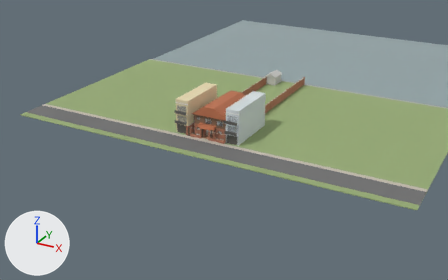
The FBX model HomeWalk/Assets/Home/Models/c1_architecture.fbx: old version first, new version second.
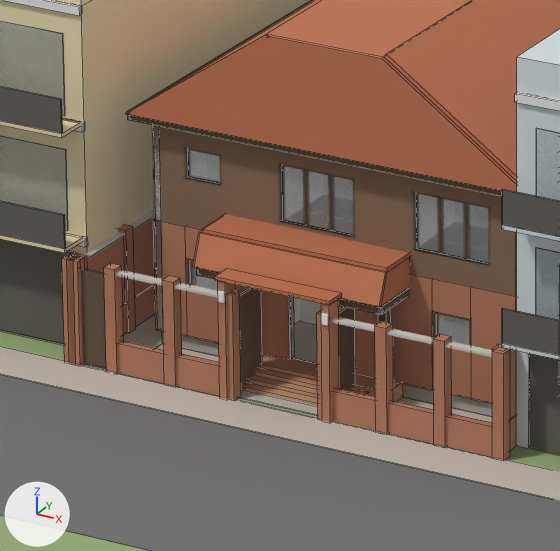
Each version is shown from a camera (50 mm lens) standing at (97.8, -153.4, 78.0) and looking at (12.3, 2.0, 0.3), then close up on the part from 40% to 51% of the width and 37% to 54% of the height. Lighting does not change. The marker at lower left points along +X, +Y and +Z. The last two pictures show the newer version. The close-ups show mesh edges as thin lines. Where no turn or scale is listed for an object, it has been applied to the vertices. Vertices at exactly the same position are counted once.

In view in the first close-up: 'FEN CE__brick', 'FEN CE__timber_dk', 'GLASS__glass', 'L0__brick', 'L1__timber', 'NEIGHBOURS__charcoal', 'NEIGHBOURS__glass_dk', 'NEIGHBOURS__neigh_a', 'NEIGHBOURS__neigh_b', 'ROOF__tile_roof', 'SITE__asphalt', 'SITE__paver' and 15 more.
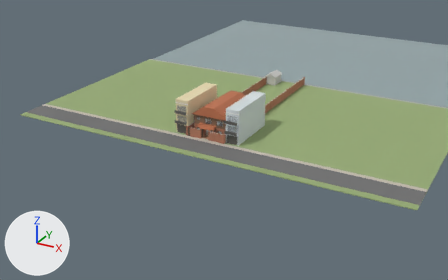
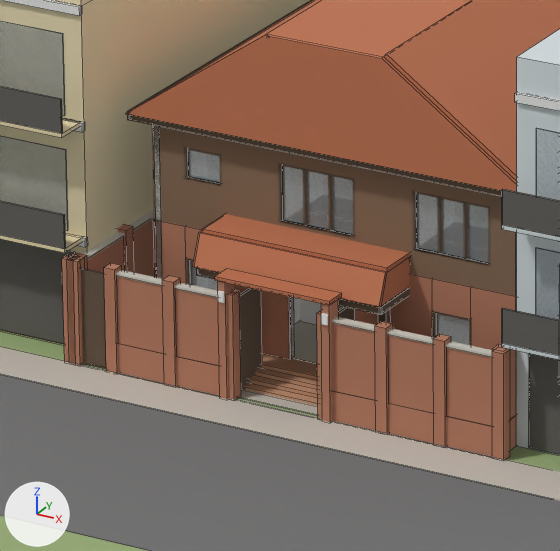
Changed parts and their boxes (x1, y1, x2, y2) in the close-ups (560 x 551 px):
part 1 of me_fence__brick, added (orange): after (117, 276, 164, 353)
part 2 of me_fence__brick, added (orange): after (175, 289, 219, 365)
part 3 of me_fence__brick, added (orange): after (332, 323, 375, 400)
part 4 of me_fence__brick, added (orange): after (388, 335, 433, 413)
part 5 of me_fence__brick, added (orange): after (447, 348, 492, 426)
'L0__stone_dk', unchanged, covered by the edit: before (162, 331, 492, 416)

Patch to the scene script:
```diff
--- a/HomeWalk/Assets/Home/Models/c1_architecture.fbx.py
+++ b/HomeWalk/Assets/Home/Models/c1_architecture.fbx.py
@@ me_fence__brick @@
 # used by ob_fence__brick; location = (0.08, 0.15, 0.45)
-me_fence__brick.from_pydata(...)  # 1008 vertices, 756 faces; spans x -0.3..13.6, y -0.3..65.0, z -0.5..3.0
+me_fence__brick.from_pydata(...)  # 1048 vertices, 786 faces; spans x -0.3..13.6, y -0.3..65.0, z -0.5..3.0
+# me_fence__brick part 1: a new loose piece, a box spanning x 1.45..2.97, y -0.09..0.09, z 0.45..2.47, in mat_brick (orange #b67c61)
+# me_fence__brick part 2: a new loose piece, a box spanning x 3.33..4.85, y -0.09..0.09, z 0.45..2.47, in mat_brick (orange #b67c61)
+# me_fence__brick part 3: a new loose piece, a box spanning x 8.2..9.65, y -0.09..0.09, z 0.45..2.47, in mat_brick (orange #b67c61)
+# me_fence__brick part 4: a new loose piece, a box spanning x 10.01..11.45, y -0.09..0.09, z 0.45..2.47, in mat_brick (orange #b67c61)
+# me_fence__brick part 5: a new loose piece, a box spanning x 11.81..13.25, y -0.09..0.09, z 0.45..2.47, in mat_brick (orange #b67c61)
 me_fence__brick.materials.append(mat_brick)
```
